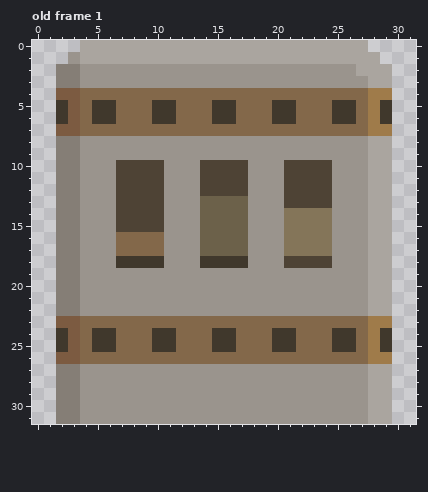
Pixel-art file, stored at assets_raw/machine_part_right_top.aseprite. This is how it looked before the edit.
32x32 pixels, 4 frames. Shown: old frame 1. The commit also changed other frames, which this record leaves out.
New version:
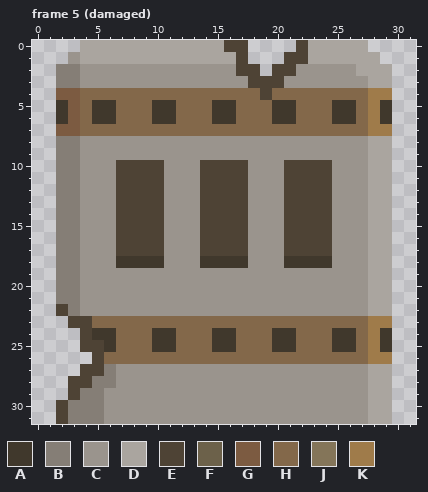
Palette (. is transparent): A #40382c  B #857e76  C #9a948d  D #aaa59f  E #4e4335  F #6c614a  G #7c5b41  H #83684a  J #847559  K #9f7b4a
A new or re-ordered frame is compared with the old frame closest to it.
The author wrote: damaged parts
Change:
frames 4 -> 5
Frame 5 (damaged) is new; against old frame 1:
y 0: x 16..22 DDDDDDD -> EE....E
y 1: x 17..22 DDDDDD -> E...EE
y 2: x 17..21 CCCCC -> EE.EE
y 3: x 18..20 CCC -> EEE
y 4: x 19 H -> E
y 13: x 14..17 FFFF -> EEEE
y 14..15: x 14..17 FFFF -> EEEE; x 21..24 JJJJ -> EEEE
y 16..17: x 7..10 HHHH -> EEEE; x 14..17 FFFF -> EEEE; x 21..24 JJJJ -> EEEE
y 18: x 21..24 EEEE -> AAAA
y 22: x 2 B -> E
y 23: x 2..4 GGH -> .EE
y 24: x 2..4 AGH -> ..E
y 25: x 2..5 AGHA -> ..EE
y 26: x 2..5 GGHH -> ...E
y 27: x 2..6 BBCCC -> ..EEB
y 28: x 2..6 BBCCC -> .EEBB
y 29: x 2..5 BBCC -> .EBB
y 30..31: x 2 B -> E; x 4..5 CC -> BB
Changed places in both pictures, as pixel boxes (x1, y1, x2, y2):
changed: (224, 40, 308, 100)
changed: (116, 196, 248, 256)
changed: (284, 208, 332, 268)
changed: (56, 304, 116, 424)
